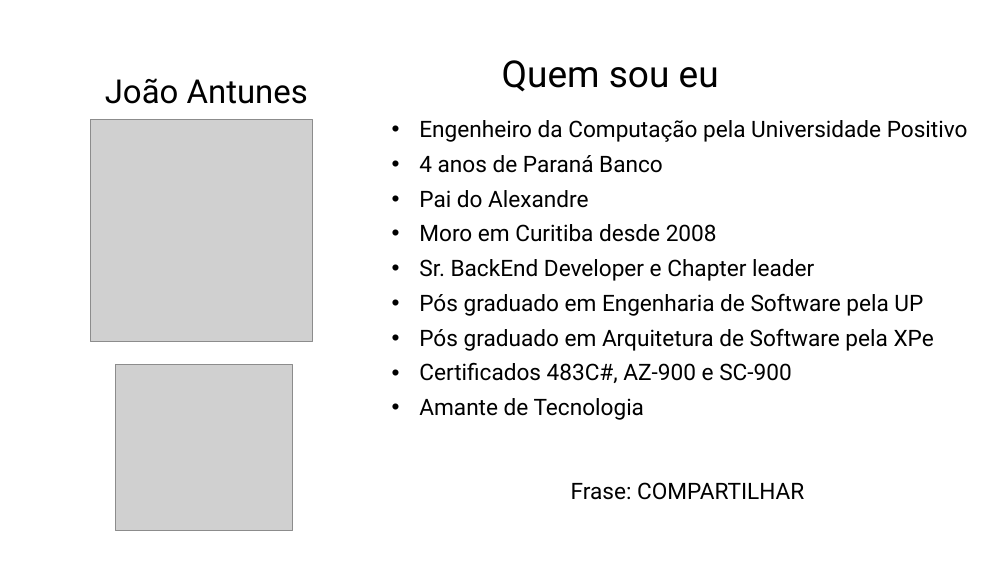
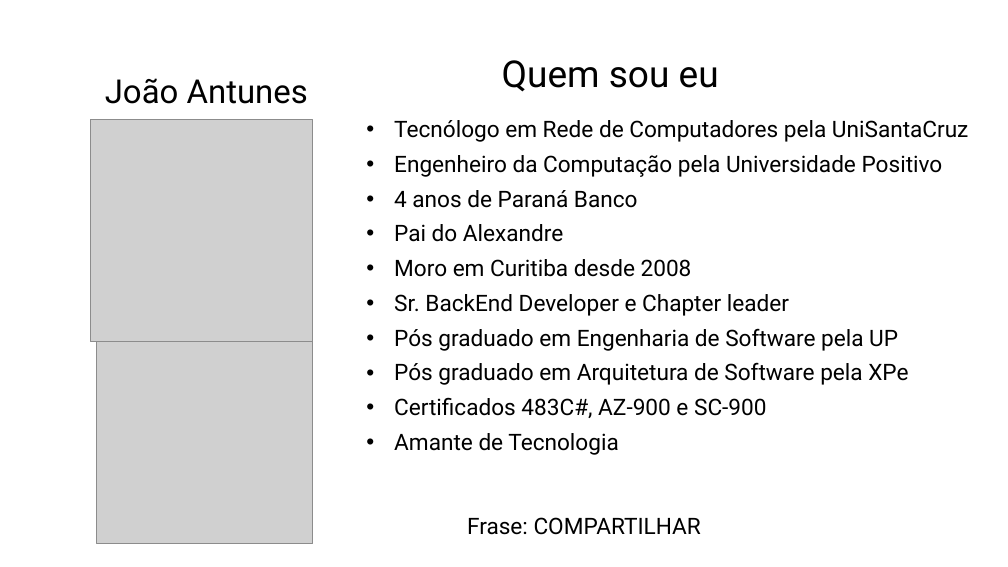
Before and after one commit to jpitapeva/azureopenai, a slide deck: slide 2 of AzureOpenAI.pptx. Drawn at 1008x567 pixels with LibreOffice and Linux fonts; fonts in the diff are those of the drawing; grey boxes stand for pictures; background and template pictures are left out. Boxes give left, top, right and bottom in pixels: in the first picture for what was removed or moved away, otherwise in the second. Text is boxed around its words. In the diff, an @@ line names an element or a change of style, - is before the commit and + after.

Commit message:
edita slide

```diff
--- a/AzureOpenAI.pptx
+++ b/AzureOpenAI.pptx
@@ text "Tecnólogo em Rede de Computadores ...": place and size @@
-text "Tecnólogo em Rede de Computadores ..." at (419, 120, 968, 500)
+text "Tecnólogo em Rede de Computadores ..." at (394, 120, 968, 535)
@@ text at (394, 120, 968, 142): paragraph added @@
+• Tecnólogo em Rede de Computadores pela UniSantaCruz
@@ picture: place and size @@
-picture at (116, 365, 293, 531)
+picture at (97, 342, 313, 544)
```
